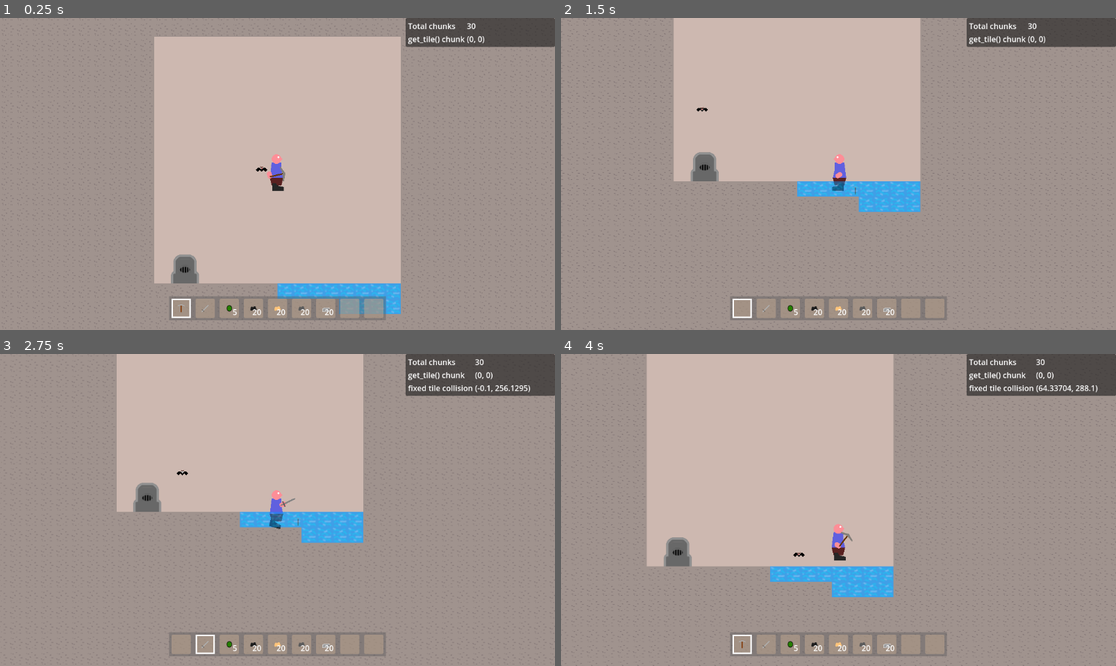
Above: before the commit, frames 1-4 (two rows, left to right).
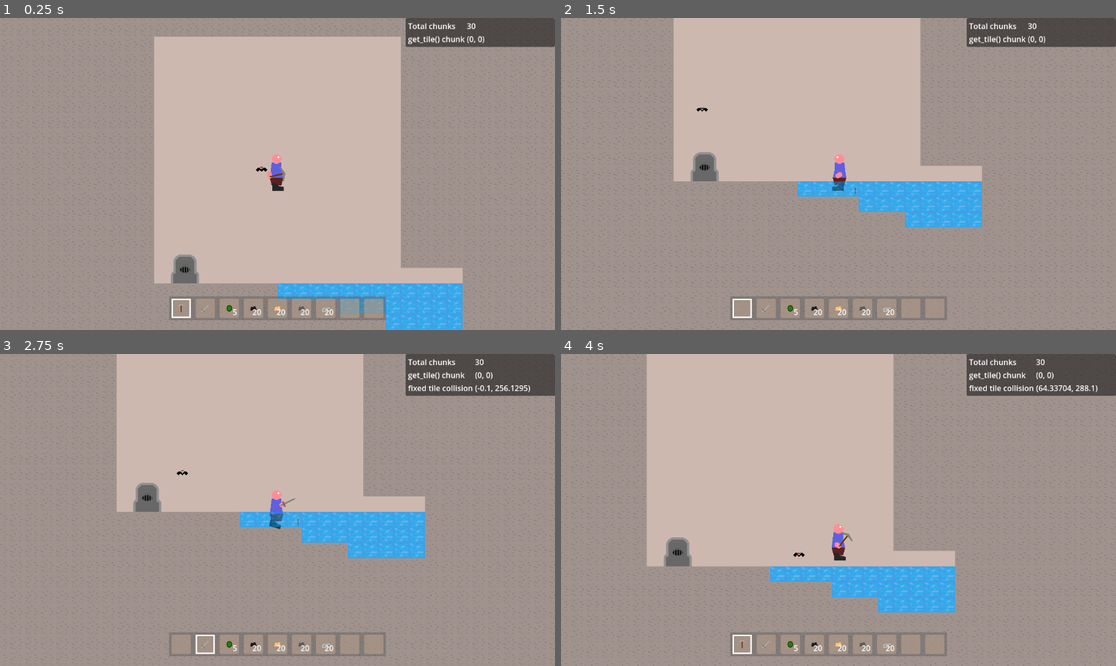
Above: after the commit, the same moments.

Repository: Griiimon/2D-Mining-Sandbox
Game: Godot game, scene res://scenes/test_game.tscn
Two runs of this game, one before a commit and one after it. Both use one fixed random seed, a clock stepped at 60 frames per second and the inputs below. The engine's default icon, where the game draws it, is replaced by a stand-in: a white triangle on a blue panel in a dark square.
Inputs (mouse positions are in pixels of both pictures, inside the frame that each line leads up to):
- Up to frame 1 (0.25 s): no input
- Up to frame 2 (1.5 s): move the mouse to (960, 158) at 0.52 s; hold D (right) from 0.53 s (still down); tap X (drop_item) at 0.6 s; click (960, 158) at 0.67 s; tap Up (jump) at 0.77 s; move the mouse to (727, 189) at 1.27 s; tap F (interact) at 1.35 s
- Up to frame 3 (2.75 s): tap Up (jump) at 1.52 s; move the mouse to (333, 441) at 2.02 s; release D (right) at 2.03 s; hold A (left) from 2.03 s (still down); tap E (next_hotbar_item) at 2.1 s
- Up to frame 4 (4 s): move the mouse to (810, 572) at 2.77 s; release A (left) at 2.78 s; hold D (right) from 2.78 s (still down); tap Q (previous_hotbar_item) at 2.85 s; click (810, 572) at 2.92 s; tap Up (jump) at 3.02, 3.77 s; move the mouse to (1005, 556) at 3.52 s; tap K (toggle_free_cam) at 3.6 s

The runs differ from the first frame. In frame 1, 2.3% of the frame differs, in the area x 69-84%, y 80-100%; in frame 2, 2.3%; in frame 3, 2.3%; in frame 4, 2.4%, in the area x 57-72%, y 63-83%.

Commit message:
Update test_game.gd

Diff:
--- a/scripts/test_game.gd
+++ b/scripts/test_game.gd
@@ -8,7 +8,10 @@
 
 func post_init():
 		var y:= 8
-		for x in 8:
+		for x in 12:
+			world.set_block(Vector2i(x, y - 1), load("res://resources/blocks/air_block.tres"))
 			world.set_block(Vector2i(x, y), load("res://resources/blocks/water_block.tres"))
 			if x > 3:
 				world.set_block(Vector2i(x, y + 1), load("res://resources/blocks/water_block.tres"))
+				if x > 6:
+					world.set_block(Vector2i(x, y + 2), load("res://resources/blocks/water_block.tres"))
